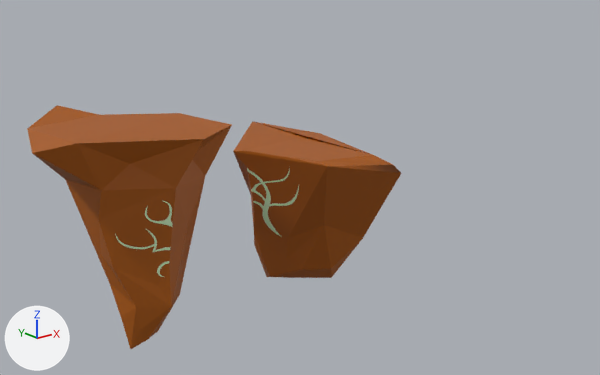
One commit to the FBX model Assets/Models/Puzzles/PuzzleA.fbx: the scene before it, then after it.
The view is the same before and after, from a camera (50 mm lens) standing at (-27.0, -36.1, 18.7) and looking at (-1.1, -3.8, 5.8). The lights are fixed; the arrows at lower left show +X, +Y and +Z. Where no turn or scale is listed for an object, it has been applied to the vertices.
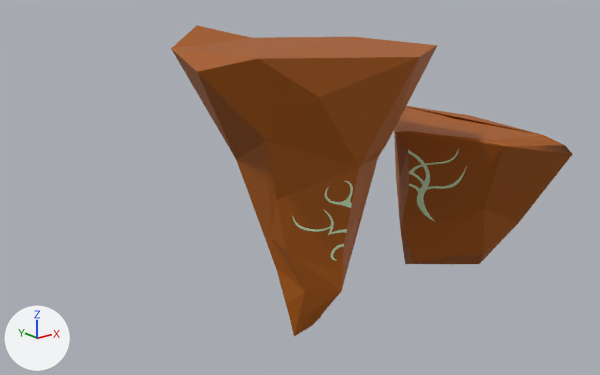
Pixel boxes (x1, y1, x2, y2) of what changed, in the pictures (600 x 375 px; the box of a moved part takes in the faces that stretch with it):
```json
{"object": "Mesh2", "change": "reshaped, moved", "before": [27, 105, 232, 349], "after": [171, 25, 437, 336], "on screen": "30% wider, 27% taller"}
{"object": "Mesh1", "change": "moved", "before": [233, 121, 401, 278], "after": [394, 106, 572, 264]}
{"part": 1, "of": "me_mesh_001", "change": "moved or reshaped", "before": [27, 105, 232, 253], "after": [171, 25, 437, 237]}
```

Edits to the scene script, one JSON object a line:
```json
{"block": "me_mesh_001", "where": "me_mesh_001.from_pydata(...)  # 916 vertices, 1828 faces; spans x -6.06..3.57, y -6.51..2.85, z -6.92..5.53"}
{"block": "me_mesh_001", "where": "# used by ob_mesh2; location = (-7.77, 2.61, 4.24)"}
{"block": "me_mesh_001", "change": "me_mesh_001 part 1"}
{"op": "set", "path": "me_mesh_001.vertices[485].co", "old": "(0.9, -6.51, 5.04)", "new": "(1.32, -7.54, 7.75)", "note": "pixel (204, 138) -> pixel (419, 56)"}
{"op": "set", "path": "me_mesh_001.vertices[513].co", "old": "(-4.37, -4.24, 5.21)", "new": "(-5.27, -4.7, 7.97)", "note": "pixel (77, 143) -> pixel (257, 58)"}
{"op": "set", "path": "me_mesh_001.vertices[514].co", "old": "(-1.8, -4.17, 3.8)", "new": "(-2.76, -5.67, 6.19)", "note": "pixel (129, 163) -> pixel (319, 97)"}
{"op": "set", "path": "me_mesh_001.vertices[519].co", "old": "(-6.06, -3.2, 4.83)", "new": "(-7.39, -3.4, 7.48)", "note": "pixel (32, 153) -> pixel (196, 71)"}
{"op": "set", "path": "me_mesh_001.vertices[675].co", "old": "(1.15, -4.72, 3.8)", "new": "(1.82, -5.17, 3.28)", "note": "not seen -> pixel (386, 144)"}
{"op": "set", "path": "me_mesh_001.vertices[680].co", "old": "(-3.0, -3.44, 2.55)", "new": "(-3.98, -3.55, 4.07)", "note": "pixel (101, 190) -> pixel (267, 140)"}
{"op": "set", "path": "me_mesh_001.vertices[683].co", "old": "(-4.75, 0.68, 5.04)", "new": "(-5.74, 1.46, 7.75)", "note": "pixel (27, 128) -> pixel (171, 48)"}
{"op": "set", "path": "me_mesh_001.vertices[684].co", "old": "(-2.25, 2.85, 5.53)", "new": "(-2.62, 4.18, 8.36)", "note": "pixel (56, 105) -> pixel (196, 25)"}
{"op": "set", "path": "me_mesh_001.vertices[689].co", "old": "(3.57, -4.88, 5.04)", "new": "(4.68, -5.5, 7.75)", "note": "pixel (232, 124) -> pixel (437, 45)"}
{"op": "set", "path": "me_mesh_001.vertices[690].co", "old": "(2.9, -0.9, 5.04)", "new": "(3.83, -0.52, 7.75)", "note": "pixel (179, 113) -> pixel (353, 36)"}
{"op": "set", "path": "me_mesh_001.vertices[691].co", "old": "(-0.58, 1.42, 5.04)", "new": "(-0.53, 2.39, 7.75)", "note": "pixel (99, 114) -> pixel (251, 37)"}
{"op": "set", "path": "ob_mesh2.location", "old": "(-7.77, 2.61, 4.24)", "new": "(-1.7, -3.67, 5.59)"}
{"op": "set", "path": "ob_mesh1.location", "old": "(2.28, -0.76, 4.05)", "new": "(8.34, -7.04, 5.4)"}
```
